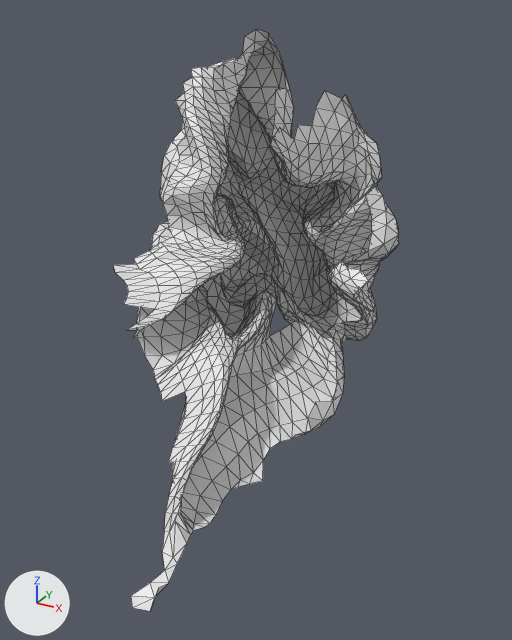
A saved change to the glTF model data/brain_meshes/occipital_lobe.glb.
Before and after are seen from a camera (50 mm lens) standing at (1.302, -1.056, 0.424) and looking at (0.537, 0.335, -0.272). The axes (+X, +Y, +Z) are drawn at lower left. The lights are the same throughout. The picture after the commit comes second. Mesh edges are drawn as thin lines. Where no turn or scale is listed for an object, it has been applied to the vertices.

Objects in the first picture: 'geometry_0'.
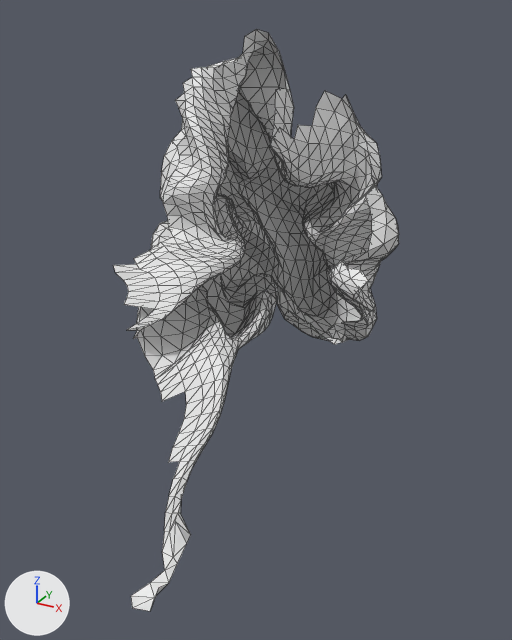
What the commit changed:
me_geometry_0 is used by ob_geometry_0; location (0.0, 0.0, 0.0).
me_geometry_0 had 1481 vertices, 2791 faces and spanned x 0.124..0.806, y -0.246..0.958, z -0.676..0.375.
me_geometry_0 now has 1368 vertices, 2565 faces and spans x 0.124..0.806, y -0.246..0.958, z -0.676..0.375.
Part 1, on me_geometry_0:
113 vertices are removed from x 0.427..0.739, y -0.078..0.609, z -0.595..-0.376.
226 faces are deleted.

Location of each change, [x1, y1, x2, y2] in pixels of the pictures (512 x 640 px):
part 1 of me_geometry_0, deleted
    before: [172, 317, 344, 535]
